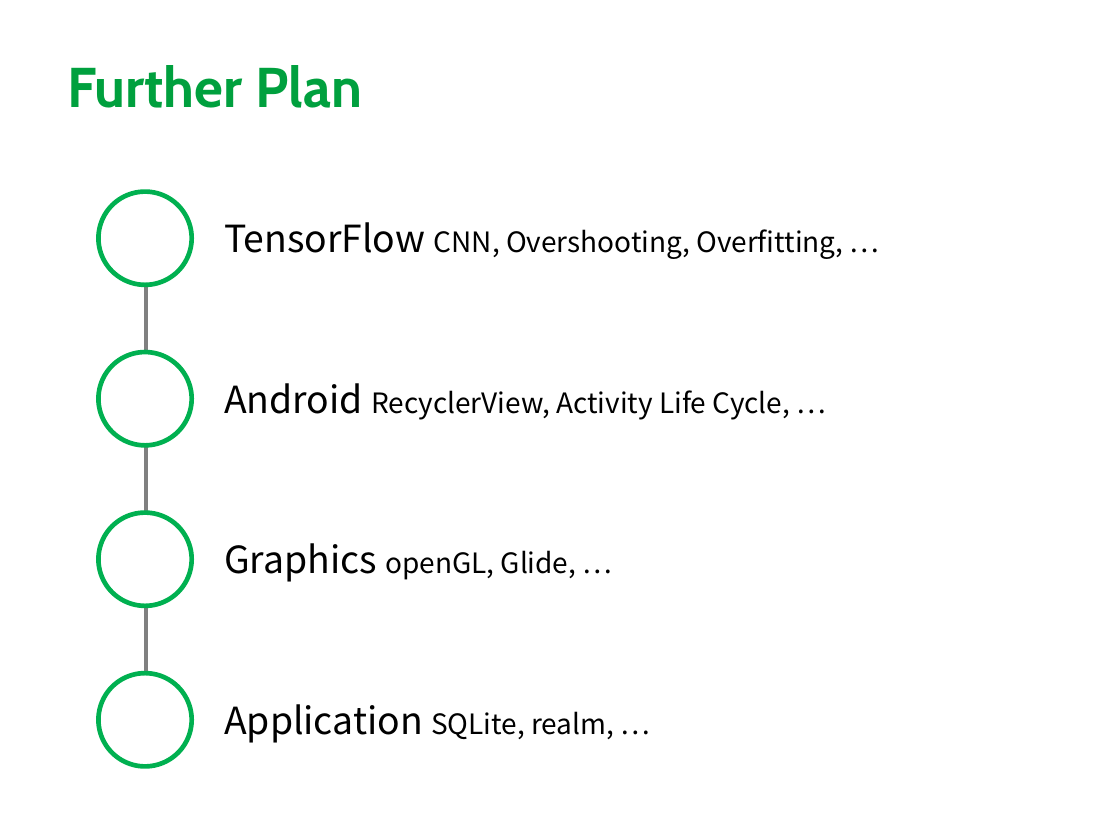
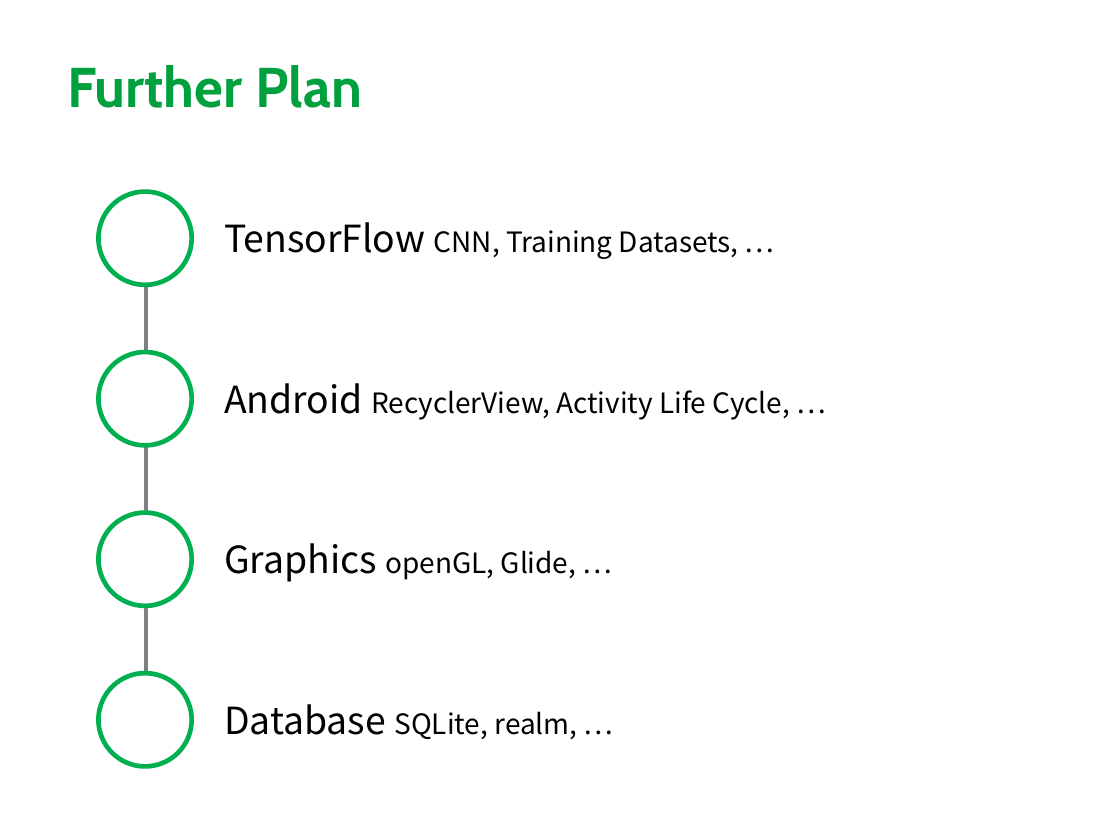
Before and after one commit to Jamjomjara/snu-artoon, a slide deck: slide 15 of artoon-spec.pptx (slide 16 before the commit). Drawn at 1120x840 pixels with LibreOffice and Linux fonts; fonts in the diff are those of the drawing. Boxes give left, top, right and bottom in pixels: in the first picture for what was removed or moved away, otherwise in the second. Text is boxed around its words. In the diff, an @@ line names an element or a change of style, - is before the commit and + after.

```diff
--- a/artoon-spec.pptx
+++ b/artoon-spec.pptx
@@ text at [224,222,739,259]: text changed @@
-TensorFlow CNN, Overshooting, Overfitting, …
+TensorFlow CNN, Training Datasets, …
@@ text at [224,704,578,739]: text changed @@
-Application SQLite, realm, …
+Database SQLite, realm, …
```
Also in this commit, not shown: 7 other slides changed.
